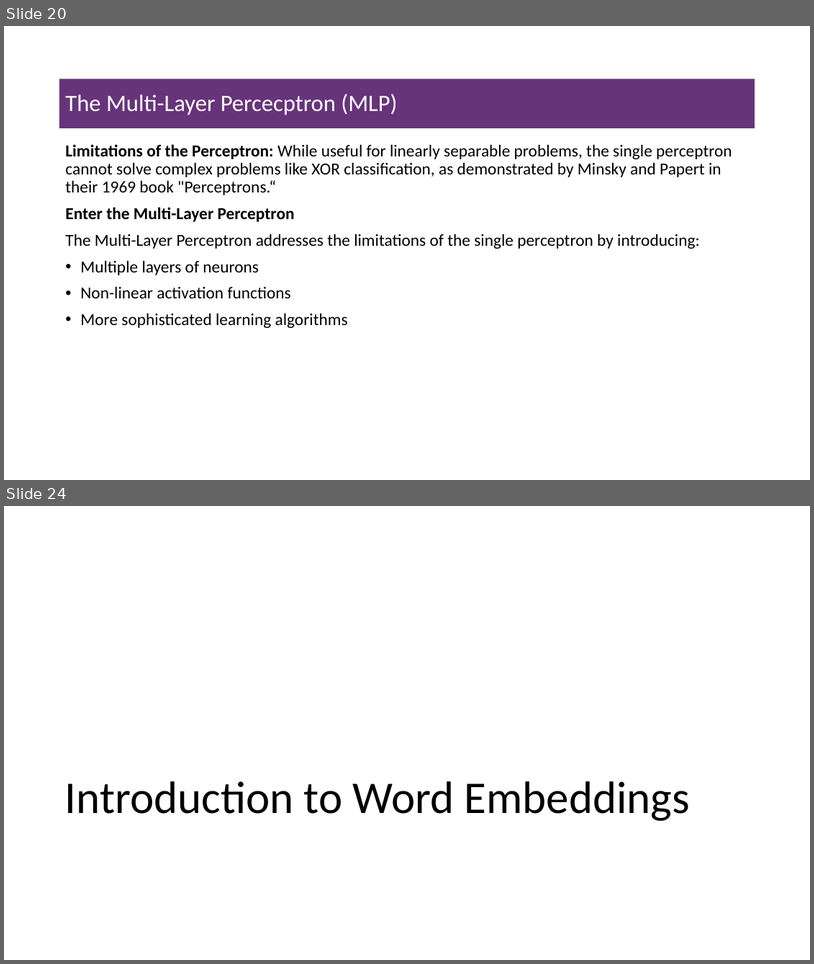
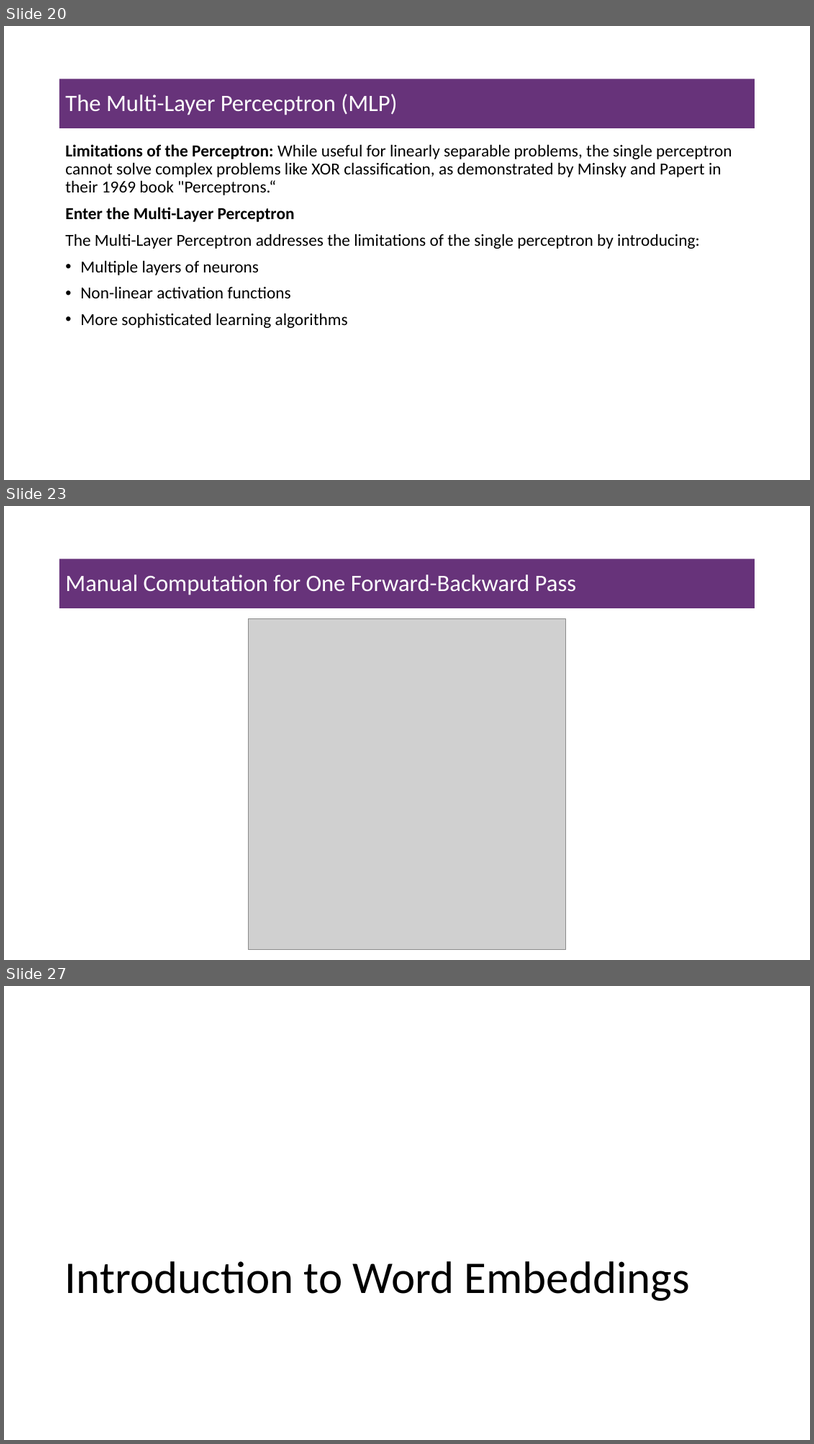
Before and after one commit to msfasha/307307-BI-Methods, a slide deck: 20242-NLP-LLM/lecture notes/Part 2 - Introduction to Large Language Models/Part 2 - Introduction to Large Language Models.pptx. Shown one above the other, each under a label of ours: slides 20 and 24 before the commit, slides 20, 23 and 27 after it; the slides between them are not shown. The pictures are 814x964 and 814x1444 pixels, drawn with LibreOffice and Linux fonts; fonts in the diff are those of the drawing; grey boxes stand for pictures; background and template pictures are left out. Boxes give left, top, right and bottom in pixels: in the first picture for what was removed or moved away, otherwise in the second. Text is boxed around its words. In the diff, an @@ line names an element or a change of style, - is before the commit and + after.

```diff
--- a/20242-NLP-LLM/lecture notes/Part 2 - Introduction to Large Language Models/Part 2 - Introduction to Large Language Models.pptx
+++ b/20242-NLP-LLM/lecture notes/Part 2 - Introduction to Large Language Models/Part 2 - Introduction to Large Language Models.pptx
@@ slide 23 added at <box>4,506,810,960</box>, background #FFFFFF @@
@@ title added at <box>59,559,756,608</box>, fill #67337A, 28 pt, text #FFFFFF @@
+Manual Computation for One Forward-Backward Pass
@@ picture added at <box>249,619,566,950</box> @@
@@ what was slide 24 is now slide 27 @@
```
Also in this commit, not shown: 6 slides changed, 3 other slides added, 1 slide removed, 3 other files.
